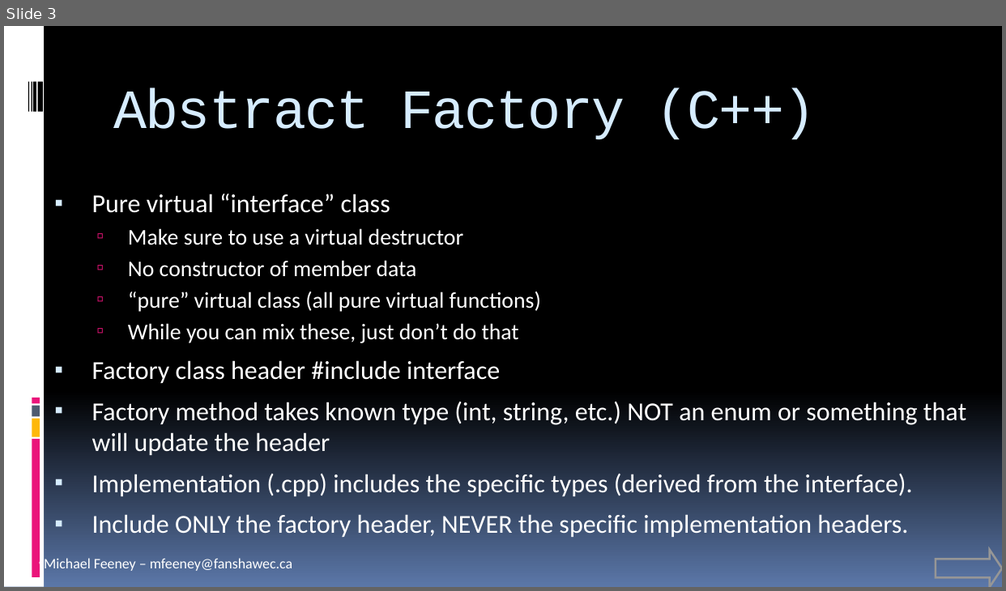
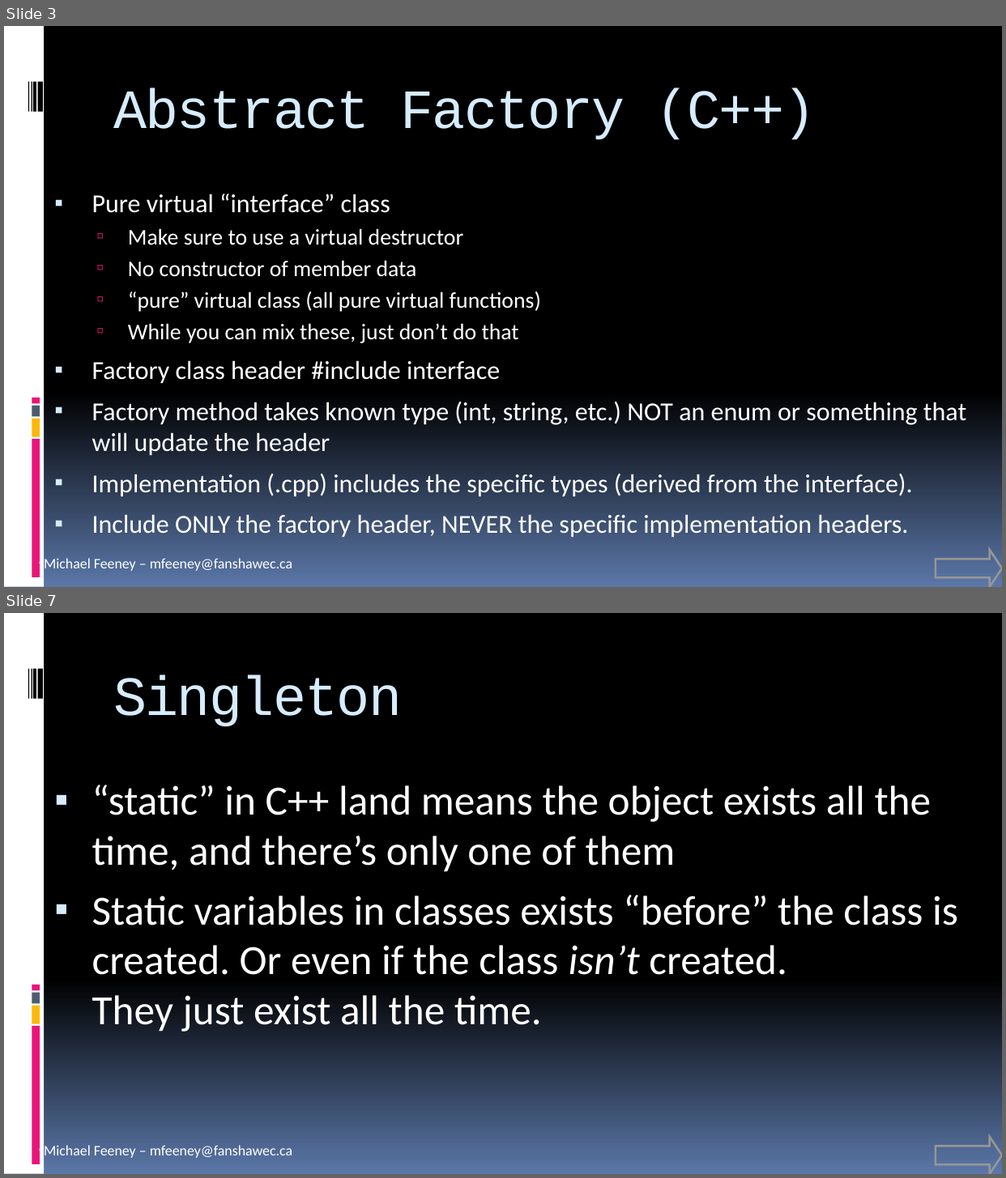
Before and after one commit to FeeneyCodes/GDP202425, a slide deck: 6044_FramPat/D2D/INFO_6044_Patterns (live document).pptx. Shown one above the other, each under a label of ours: slide 3 before the commit, slides 3 and 7 after it; the slides between them are not shown. The pictures are 1006x591 and 1006x1178 pixels, drawn with LibreOffice and Linux fonts; fonts in the diff are those of the drawing. Boxes give left, top, right and bottom in pixels: in the first picture for what was removed or moved away, otherwise in the second. Text is boxed around its words. In the diff, an @@ line names an element or a change of style, - is before the commit and + after.

```diff
--- a/6044_FramPat/D2D/INFO_6044_Patterns (live document).pptx
+++ b/6044_FramPat/D2D/INFO_6044_Patterns (live document).pptx
@@ slide 7 added at (4, 613, 1002, 1174), background gradient #000000 to #5B77A8; not listed: 10 template elements that a slide beside it also shows @@
@@ title added at (113, 675, 402, 726), 40 pt, text #D6ECFF @@
+Singleton
@@ text added at (92, 785, 958, 1032), 30 pt, text #FFFFFF @@
+▪ “static” in C++ land means the object exists all the time, and there’s only one of them
+▪ Static variables in classes exists “before” the class is created. Or even if the class isn’t created.
+  They just exist all the time.
@@ right arrow added at (935, 1137, 1002, 1174), outline #969696 1.5 pt @@
```
Also in this commit, not shown: 1 slide changed, 3 other slides added, 22 other files.
